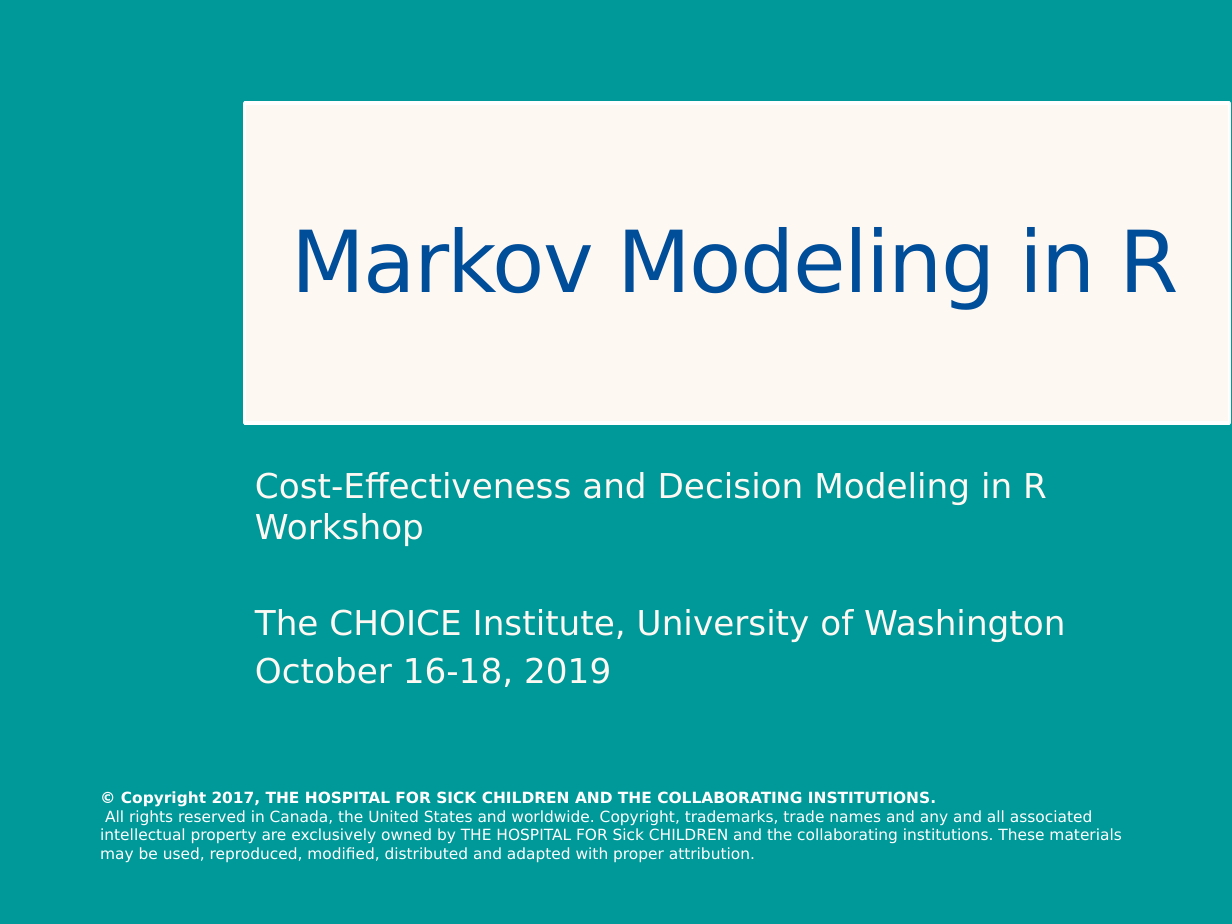
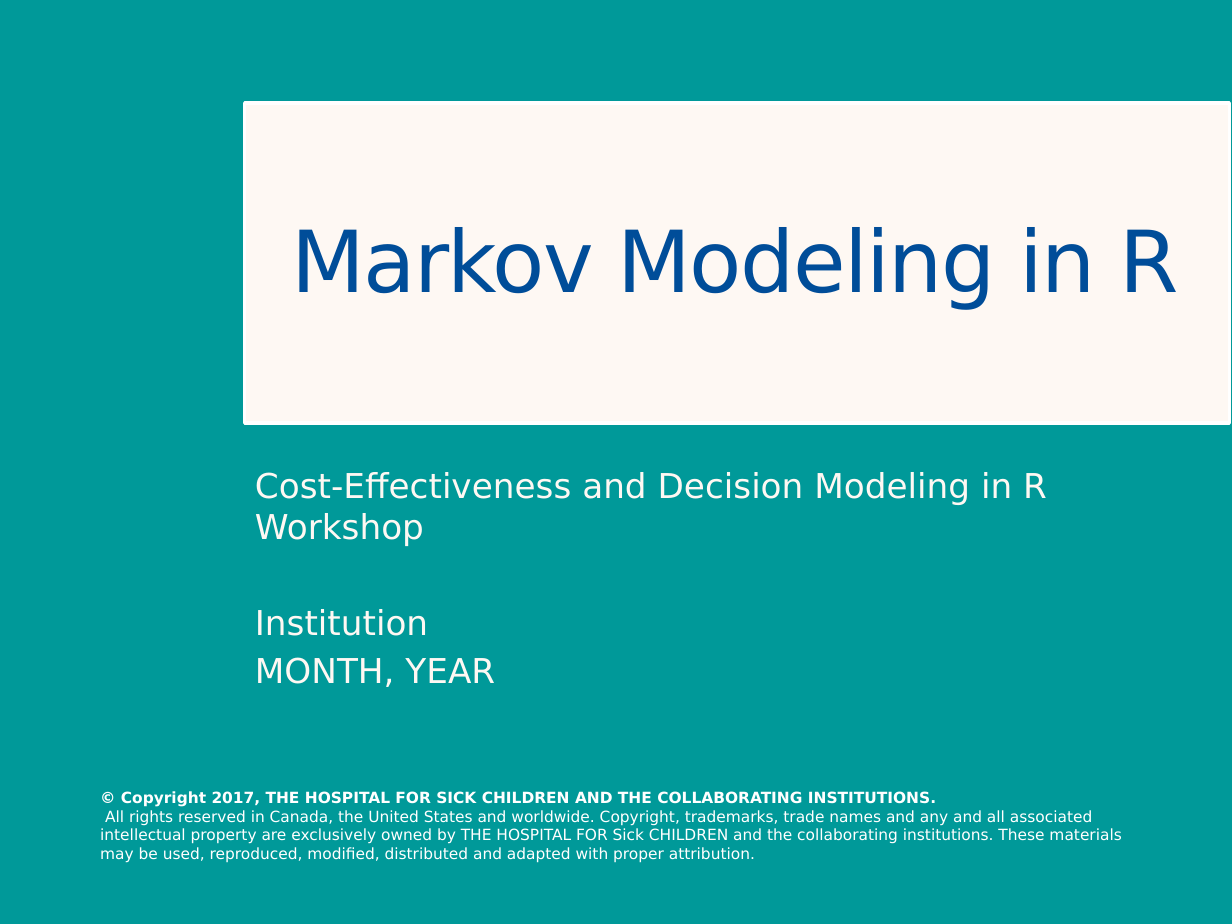
Before and after one commit to DARTH-git/Course-Modularization, a slide deck: slide 1 of Markov models/Slides/MarkovModelSlides.pptx. Drawn at 1232x924 pixels with LibreOffice and Linux fonts; fonts in the diff are those of the drawing. Boxes give left, top, right and bottom in pixels: in the first picture for what was removed or moved away, otherwise in the second. Text is boxed around its words. In the diff, an @@ line names an element or a change of style, - is before the commit and + after.

```diff
--- a/Markov models/Slides/MarkovModelSlides.pptx
+++ b/Markov models/Slides/MarkovModelSlides.pptx
@@ subtitle at (255, 609, 495, 687): text changed @@
-The CHOICE Institute, University of Washington
-October 16-18, 2019
+Institution
+MONTH, YEAR
```
Also in this commit, not shown: 8 other files.
